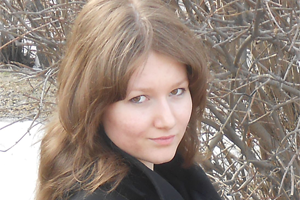
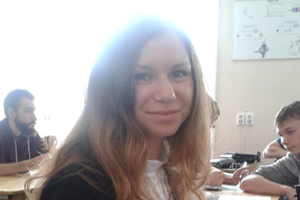
Layers edited between the first and the second 300 × 200 image:
added layer "Слой 4" above "Слой 2" over [left=0, top=0, right=300, bottom=200]
painted on "Слой 2" over [left=0, top=0, right=300, bottom=200]
